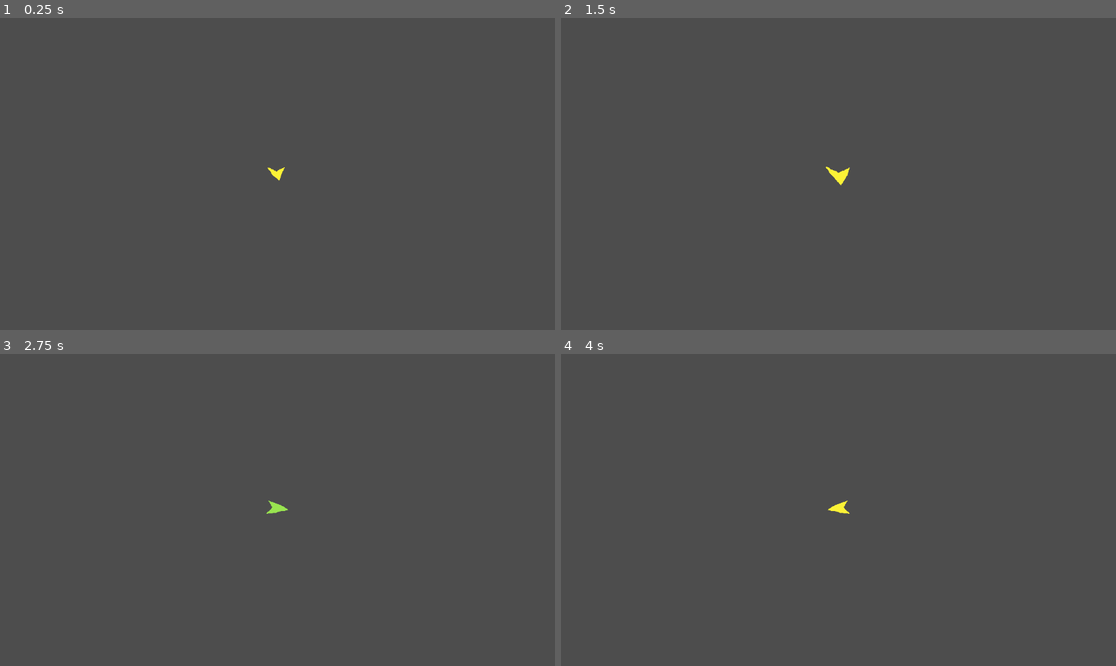
Above: before the commit, frames 1-4 (two rows, left to right).
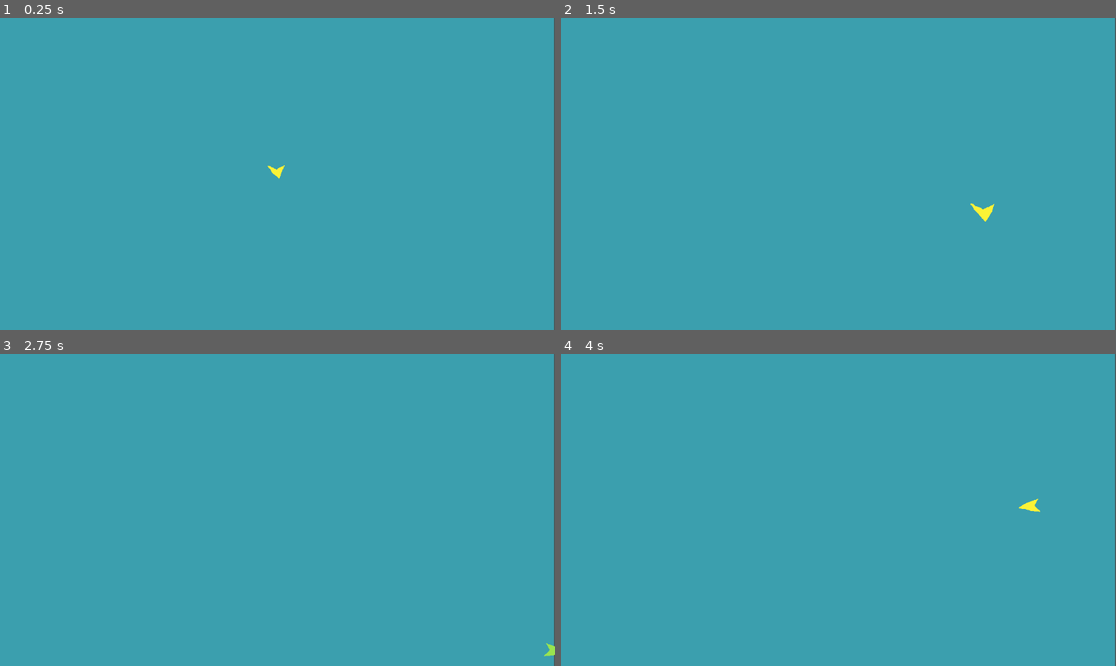
Above: after the commit, the same moments.

Repository: CybernetCatgirl/LameJamAugust2025
Game: Godot game, scene res://scenes/main.tscn
Same seed, same stepped clock (60 frames per second), same inputs: the game is played once before the commit and once after it. Before the commit the project has no main scene; this scene is started directly in both runs.
Inputs:
- Up to frame 1 (0.25 s): no input
- Up to frame 2 (1.5 s): tap Enter at 0.5 s; hold Right (ui_right) 0.53-1.28 s; hold Down (ui_down) from 1.28 s (still down)
- Up to frame 3 (2.75 s): release Down (ui_down) at 2.03 s; hold Right (ui_right) from 2.03 s (still down)
- Up to frame 4 (4 s): release Right (ui_right) at 2.78 s; hold Up (ui_up) 2.78-3.53 s; hold Left (ui_left) from 3.53 s (still down)

The runs differ from the first frame. In frame 1, 100% of the frame differs, in the area x 0-100%, y 0-100%; in frame 2, 100%; in frame 3, 100%; in frame 4, 100%.

Commit message:
main scene creation + enemy type enum
Set up the main scene. Moved camera off of player; will be creating unique scene for camera. Added enum for enemy type to enemies (defaults to stationary).

Diff:
--- a/project.godot
+++ b/project.godot
@@ -11,6 +11,7 @@
 [application]
 
 config/name="lame-game-jam"
+run/main_scene="uid://bdgg8jxp6dr2l"
 config/features=PackedStringArray("4.4", "Forward Plus")
 config/icon="res://icon.svg"
 
--- /dev/null
+++ b/scenes/camera_limiter.gd
@@ -0,0 +1,11 @@
+extends Area2D
+
+class_name CameraLimiter
+
+enum LimitX{NONE, LEFT, RIGHT}
+enum LimitY{NONE, TOP, BOTTOM}
+
+const MAX_VAL = 10000000
+
+@export var limit_x: LimitX = LimitX.NONE
+@export var limit_y: LimitY = LimitY.NONE
--- /dev/null
+++ b/scenes/camera_limiter.tscn
@@ -0,0 +1,14 @@
+[gd_scene load_steps=3 format=3 uid="uid://cbln1wg5aeaok"]
+
+[ext_resource type="Script" uid="uid://nnckni2w2qto" path="res://scenes/camera_limiter.gd" id="1_7yaff"]
+
+[sub_resource type="RectangleShape2D" id="RectangleShape2D_k8toc"]
+
+[node name="CameraLimiter" type="Area2D"]
+script = ExtResource("1_7yaff")
+
+[node name="CollisionShape2D" type="CollisionShape2D" parent="."]
+scale = Vector2(50, 1)
+shape = SubResource("RectangleShape2D_k8toc")
+
+[node name="LimitPosition" type="Marker2D" parent="."]
--- a/scenes/enemy.gd
+++ b/scenes/enemy.gd
@@ -1,10 +1,19 @@
 extends RigidBody2D
 
-# Simple variable to keep me from having to do too much effort
-# Easier to use a switch statement for movement than make subclasses
-# 0 = stationary, 1 = horizontal movement
-# 2 = vertical movement, 3 = circular movement?
-var enemy_type = 0
+enum EnemyType{NO_MOVE, HORI_MOVE, VERT_MOVE, CIRCLE_MOVE}
+
+@export var enemy_type: EnemyType = EnemyType.NO_MOVE
+
+func _ready():
+	var mob_types = Array($EnemySprite.sprite_frames.get_animation_names())
+
+	#Determine animation type by enemy_type enum.
+	if enemy_type == EnemyType.VERT_MOVE:
+		$EnemySprite.animation = "vertical"
+	else:
+		$EnemySprite.animation = "stationary"
+
+	$EnemySprite.play()
 
 func _on_visible_on_screen_notifier_2d_screen_exited():
 	queue_free() #TODO: set this to a timer and/or distance variable
--- a/scenes/main.gd
+++ b/scenes/main.gd
@@ -4,3 +4,6 @@
 @export var horizontal_mob: PackedScene
 @export var vertical_mob: PackedScene
 @export var circular_mob: PackedScene
+
+func _ready():
+	$Player.position = $StartPosition.position
--- a/scenes/main.tscn
+++ b/scenes/main.tscn
@@ -1,10 +1,16 @@
-[gd_scene load_steps=3 format=3 uid="uid://bdgg8jxp6dr2l"]
+[gd_scene load_steps=4 format=3 uid="uid://bdgg8jxp6dr2l"]
 
 [ext_resource type="Script" uid="uid://3iaquu2t8hp7" path="res://scenes/main.gd" id="1_0wfyh"]
 [ext_resource type="PackedScene" uid="uid://ckphyjdch1ip8" path="res://scenes/player.tscn" id="1_o5qli"]
+[ext_resource type="Texture2D" uid="uid://colpemsj5ra4j" path="res://sprites/BLUE.png" id="3_sugp2"]
 
 [node name="Main" type="Node2D"]
 script = ExtResource("1_0wfyh")
+
+[node name="BLUE" type="Sprite2D" parent="."]
+position = Vector2(575, 5326.5)
+scale = Vector2(35.9375, 332.906)
+texture = ExtResource("3_sugp2")
 
 [node name="Player" parent="." instance=ExtResource("1_o5qli")]
 
@@ -21,3 +27,4 @@
 wait_time = 5.0
 
 [node name="StartPosition" type="Marker2D" parent="."]
+position = Vector2(576, 320)
--- a/scenes/player.tscn
+++ b/scenes/player.tscn
@@ -102,8 +102,6 @@
 [node name="PlayerHitbox" type="CollisionShape2D" parent="."]
 shape = SubResource("CircleShape2D_jej6c")
 
-[node name="PlayerCamera" type="Camera2D" parent="."]
-
 [node name="PathUpper" type="Path2D" parent="."]
 position = Vector2(0, -150)
 curve = SubResource("Curve2D_g2els")
Not shown, added: scenes/camera_limiter.gd.uid
Not shown: 3 places in scenes/enemy.tscn that only renumber resources
Binary file added: sprites/BLUE.png
Not shown, added: sprites/BLUE.png.import
